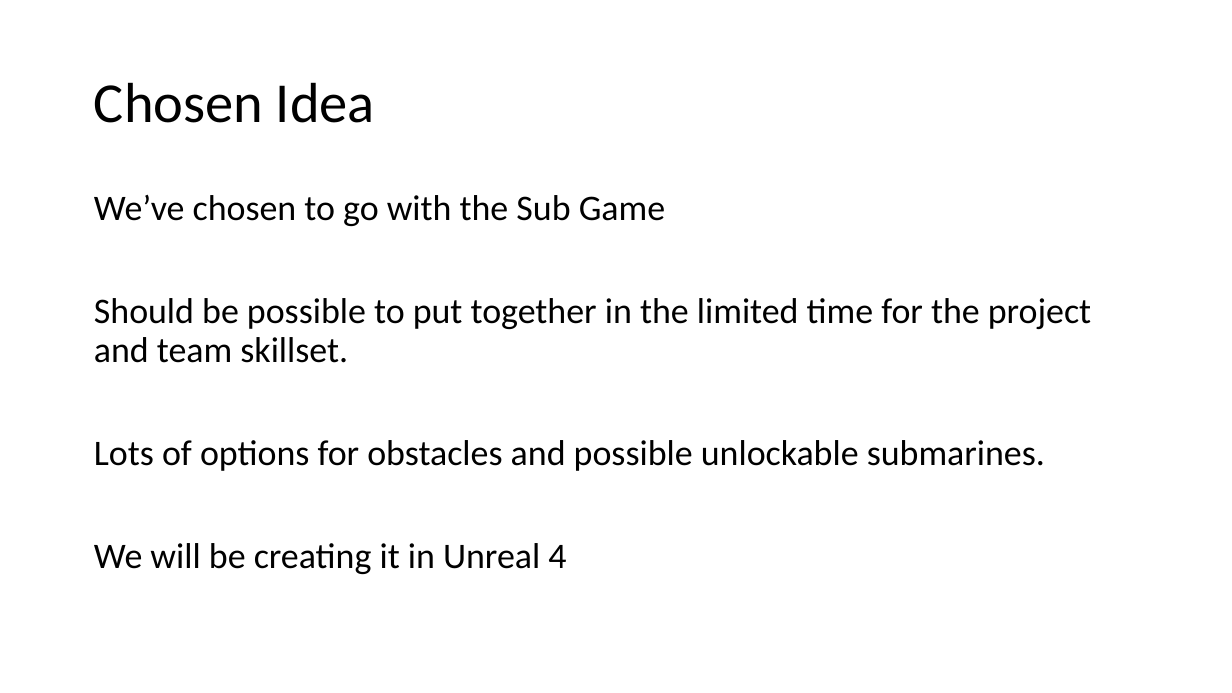
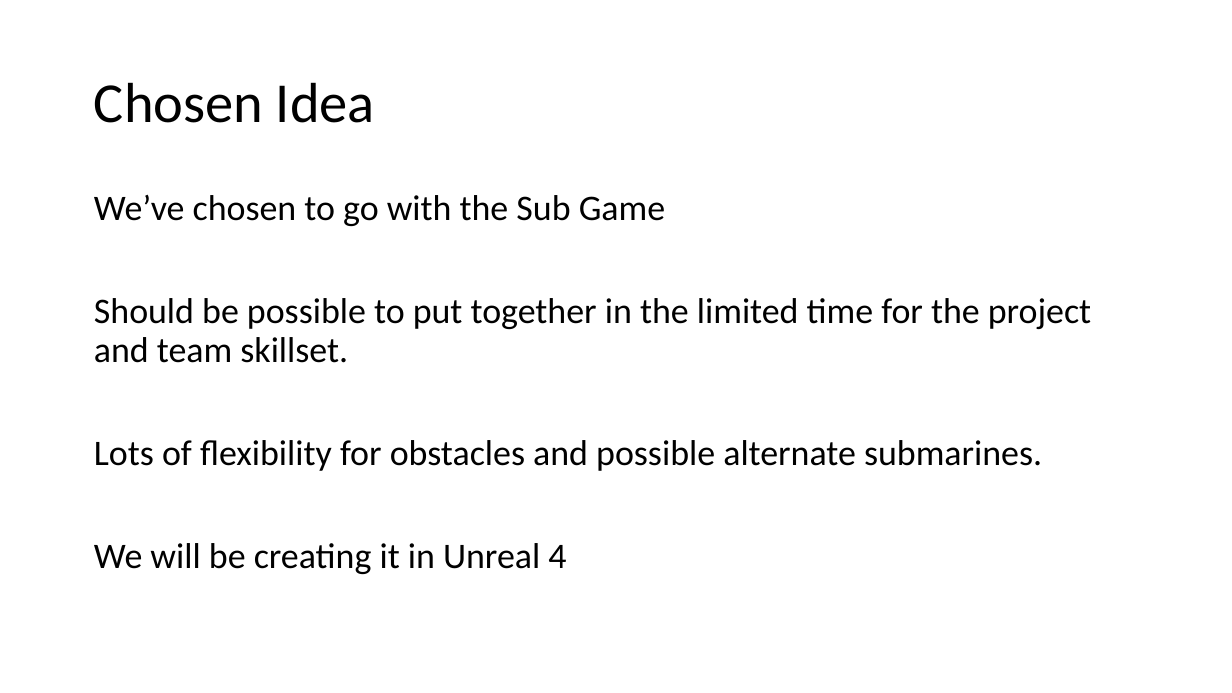
Before and after one commit to UoSGroupProjects1718/dm-bandai-namco-group-9, a slide deck: slide 9 of Presentations/Game Design Masterclass Presentation One.pptx. Drawn at 1232x693 pixels with LibreOffice and Linux fonts; fonts in the diff are those of the drawing. Boxes give left, top, right and bottom in pixels: in the first picture for what was removed or moved away, otherwise in the second. Text is boxed around its words. In the diff, an @@ line names an element or a change of style, - is before the commit and + after.

```diff
--- a/Presentations/Game Design Masterclass Presentation One.pptx
+++ b/Presentations/Game Design Masterclass Presentation One.pptx
@@ text at (x1=94, y1=440, x2=1042, y2=471): text changed @@
-Lots of options for obstacles and possible unlockable submarines.
+Lots of flexibility for obstacles and possible alternate submarines.
```
Also in this commit, not shown: 7 other slides changed, 1 other file.
